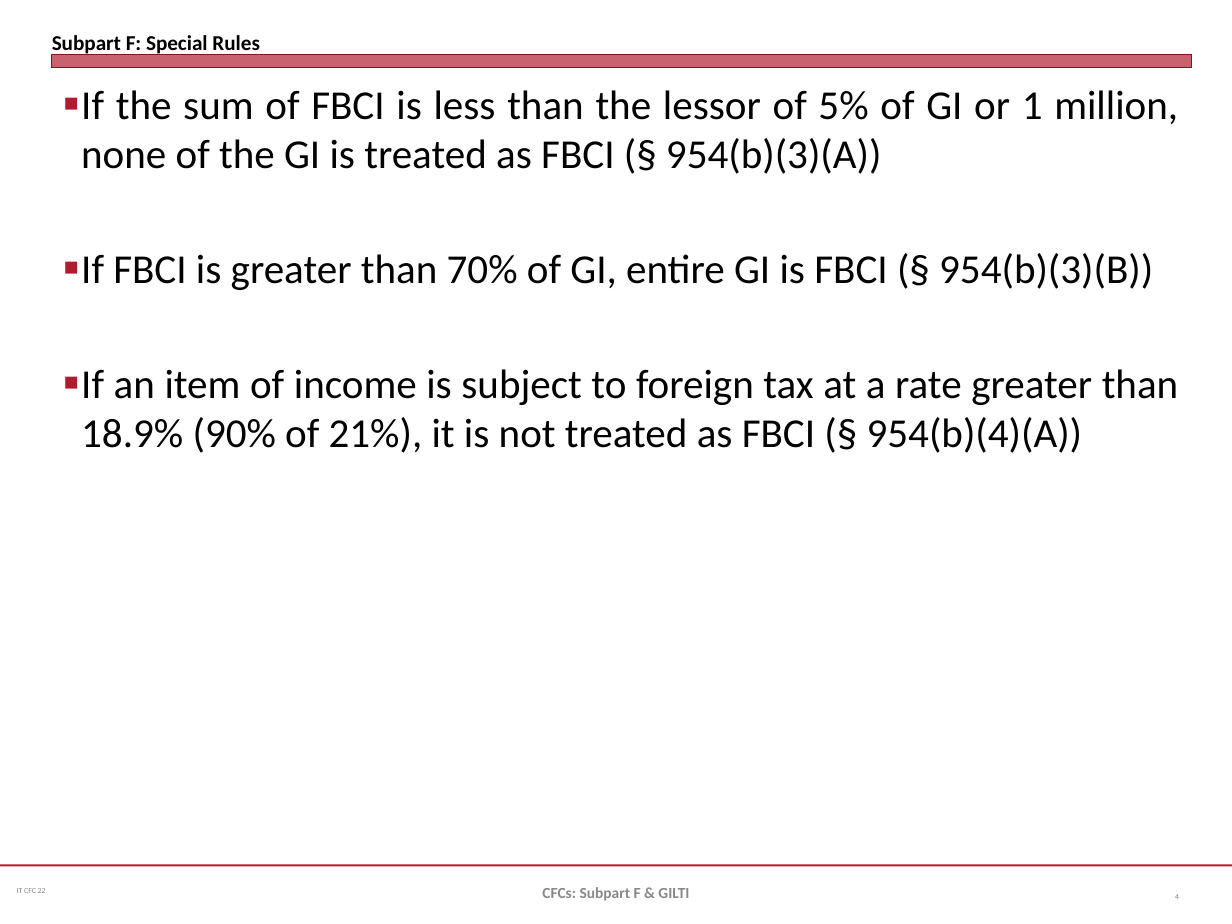
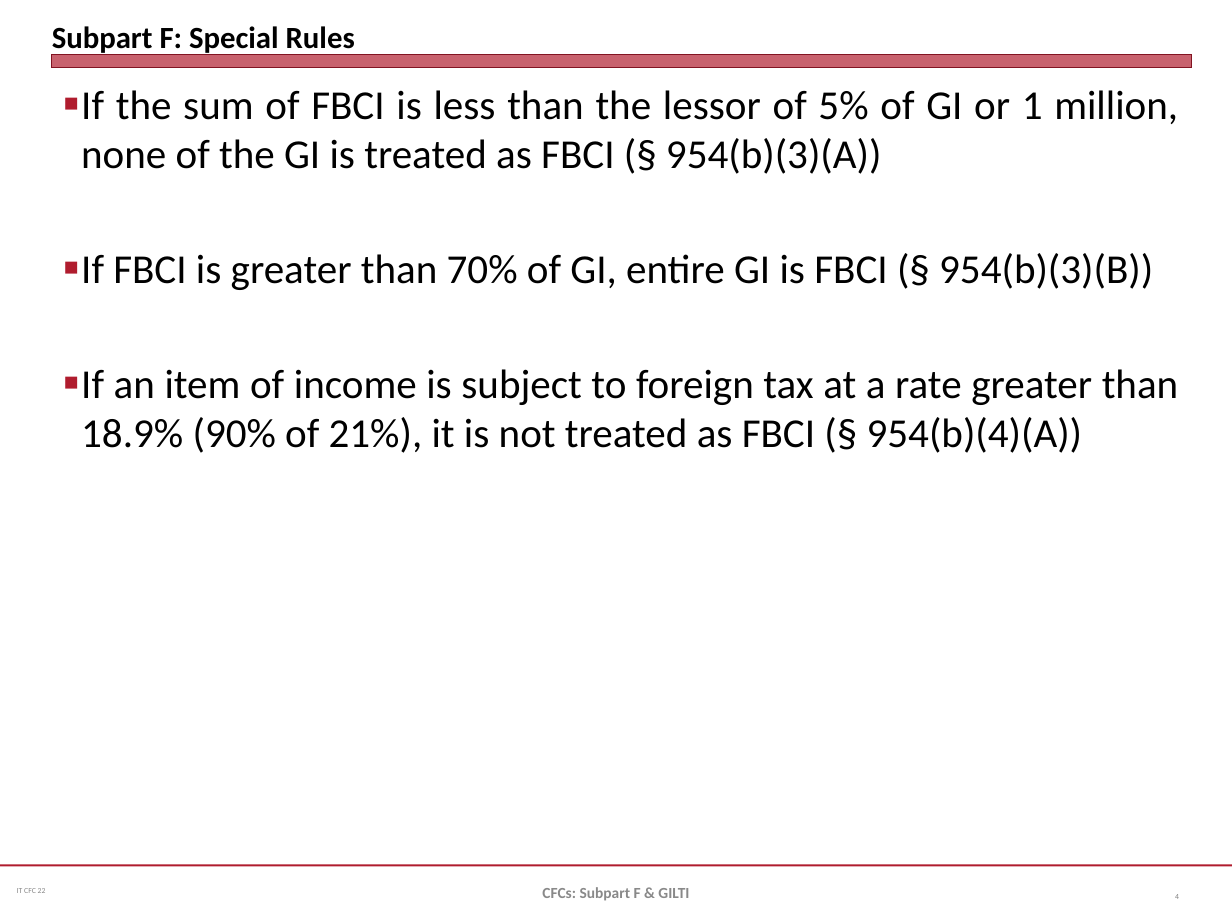
Before and after one commit to jmc877/International-Tax, a slide deck: slide 4 of slides/IT_CFC_22_1.pptx. Drawn at 1232x924 pixels with LibreOffice and Linux fonts; fonts in the diff are those of the drawing. Boxes give left, top, right and bottom in pixels: in the first picture for what was removed or moved away, otherwise in the second. Text is boxed around its words. In the diff, an @@ line names an element or a change of style, - is before the commit and + after.

```diff
--- a/slides/IT_CFC_22_1.pptx
+++ b/slides/IT_CFC_22_1.pptx
@@ title "Subpart F: Special Rules" at [52,26,355,56]: size 12.4 to 18 pt @@
```
Also in this commit, not shown: 4 other slides changed, 6 slides added, 1 other file.
